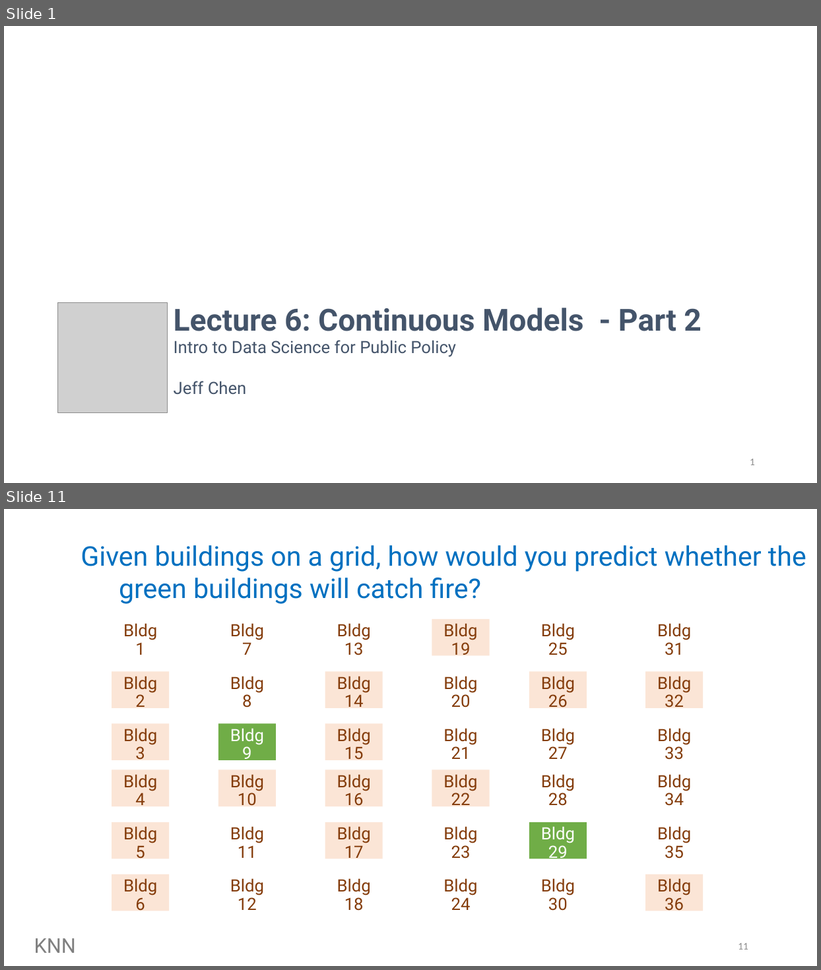
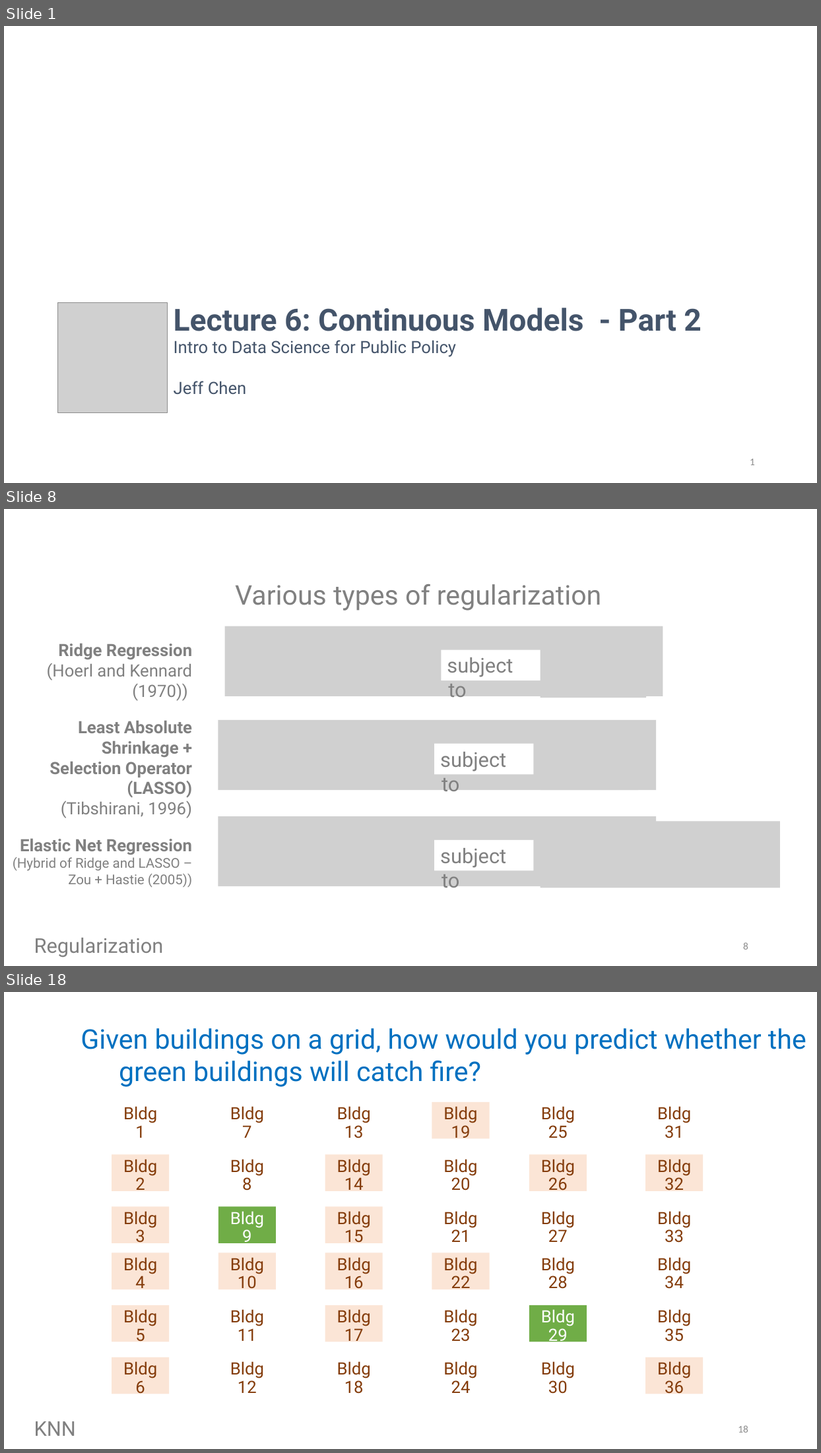
Before and after one commit to SigmaMonstR/data-science, a slide deck: lecture-06/slides.pptx. Shown one above the other, each under a label of ours: slides 1 and 11 before the commit, slides 1, 8 and 18 after it; the slides between them are not shown. The pictures are 821x970 and 821x1453 pixels, drawn with LibreOffice and Linux fonts; fonts in the diff are those of the drawing; grey boxes stand for pictures. Boxes give left, top, right and bottom in pixels: in the first picture for what was removed or moved away, otherwise in the second. Text is boxed around its words. In the diff, an @@ line names an element or a change of style, - is before the commit and + after.

```diff
--- a/lecture-06/slides.pptx
+++ b/lecture-06/slides.pptx
@@ slide 8 added at [4,509,817,966], background #FFFFFF @@
@@ text added at [235,584,601,611], 32 pt, text #808080 @@
+Various types of regularization
@@ picture added at [225,626,663,696] @@
@@ text added at [47,644,192,701], 20 pt, text #808080 @@
+Ridge Regression
+(Hoerl and Kennard (1970))
@@ picture added at [541,631,647,698] @@
@@ rectangle added at [442,650,541,681], fill #FFFFFF, 24 pt, text #808080 @@
+subject to
@@ text added at [50,721,192,819], 20 pt, text #808080, bold @@
+Least Absolute Shrinkage + Selection Operator (LASSO)
+(Tibshirani, 1996)
@@ picture added at [218,720,657,790] @@
@@ picture added at [541,723,639,790] @@
@@ rectangle added at [435,744,534,774], fill #FFFFFF, 24 pt, text #808080 @@
+subject to
@@ picture added at [218,817,657,887] @@
@@ picture added at [541,821,781,888] @@
@@ text added at [13,839,192,888], 16 pt, text #808080 @@
+Elastic Net Regression
+(Hybrid of Ridge and LASSO – Zou + Hastie (2005))
@@ rectangle added at [435,840,534,871], fill #FFFFFF, 24 pt, text #808080 @@
+subject to
@@ text added at [34,938,164,958], 24 pt, text #808080 @@
+Regularization
@@ page number added at [743,943,748,950], 12 pt, text #8C8C8C @@
+8
@@ what was slide 11 is now slide 18 @@
@@ page number at [738,1426,748,1433]: text changed @@
-11
+18
```
Also in this commit, not shown: 4 slides changed, 12 other slides added, 6 slides removed, 8 other files.
